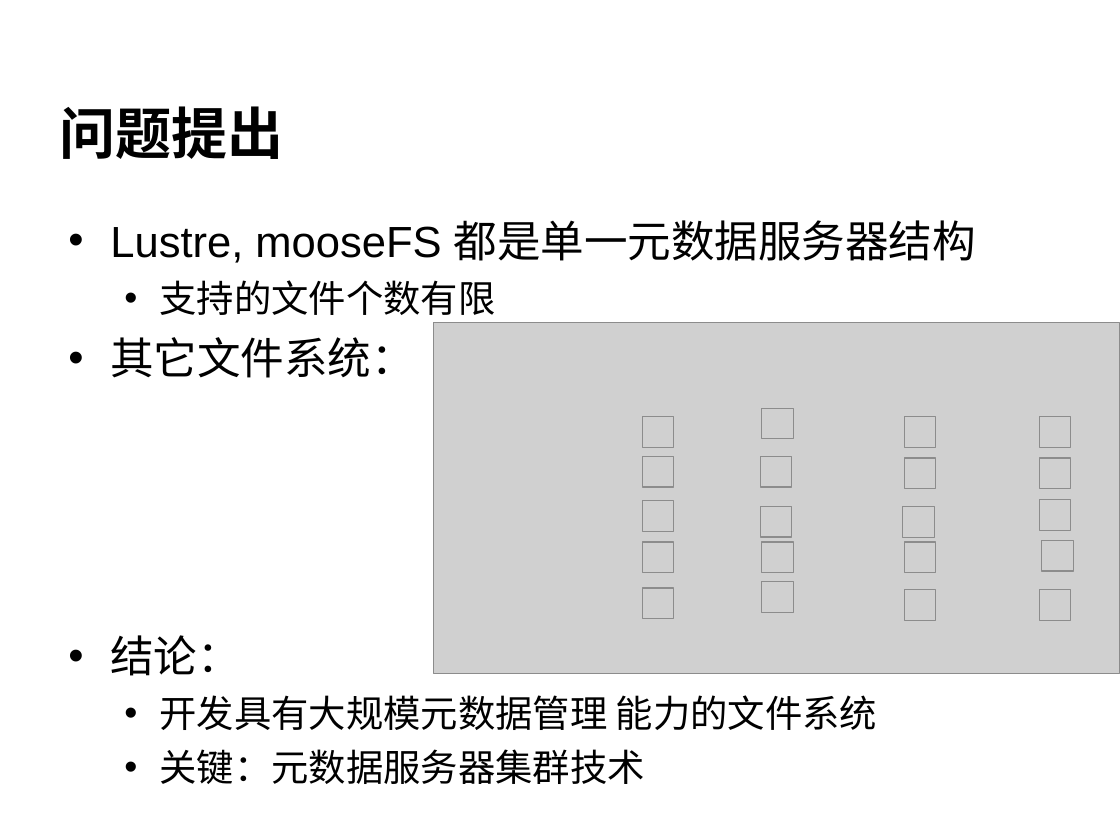
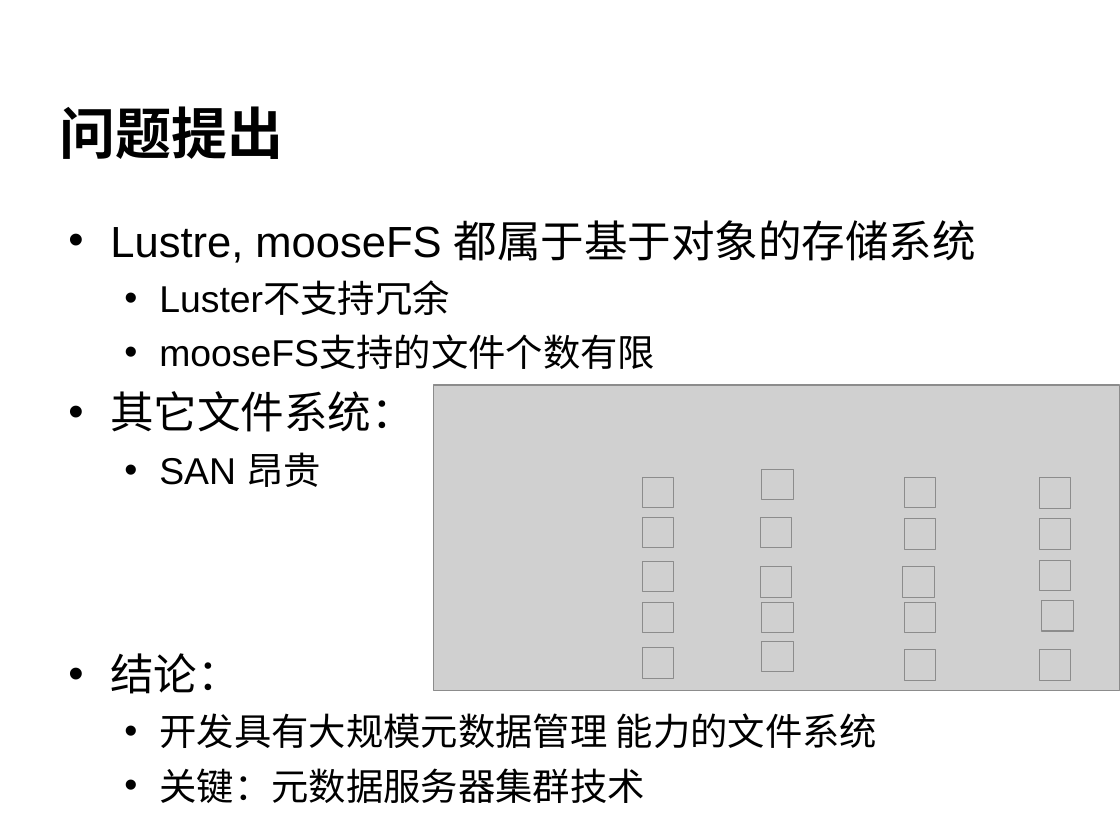
Before and after one commit to cheliequan/idning-paper, a slide deck: slide 4 of draft/答辩.ppt. Drawn at 1120x840 pixels with LibreOffice and Linux fonts; fonts in the diff are those of the drawing; grey boxes stand for pictures; background and template pictures are left out. Boxes give left, top, right and bottom in pixels: in the first picture for what was removed or moved away, otherwise in the second. Text is boxed around its words. In the diff, an @@ line names an element or a change of style, - is before the commit and + after.

```diff
--- a/draft/答辩.ppt
+++ b/draft/答辩.ppt
@@ text at box(110, 220, 976, 369): text changed; size 28 to 24 pt @@
-• Lustre, mooseFS 都是单一元数据服务器结构
-  • 支持的文件个数有限
+• Lustre, mooseFS 都属于基于对象的存储系统
+  • Luster不支持冗余
+  • mooseFS支持的文件个数有限
@@ picture: place and size @@
-picture at box(433, 323, 1120, 673)
+picture at box(433, 385, 1120, 691)
@@ text at box(159, 452, 321, 487): paragraph added @@
+  • SAN 昂贵
@@ 20 pictures: place and size @@
-20 pictures at box(642, 408, 1073, 620)
+20 pictures at box(642, 469, 1073, 680)
```
Also in this commit, not shown: 9 other slides changed, 2 slides added, 5 slides removed, 1 other file.
